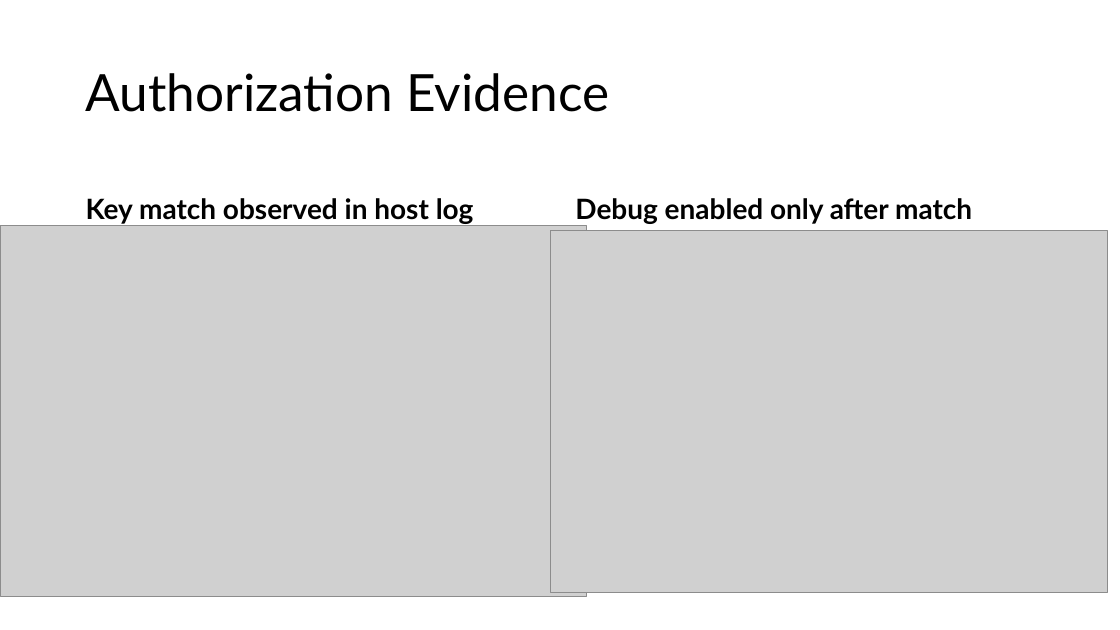
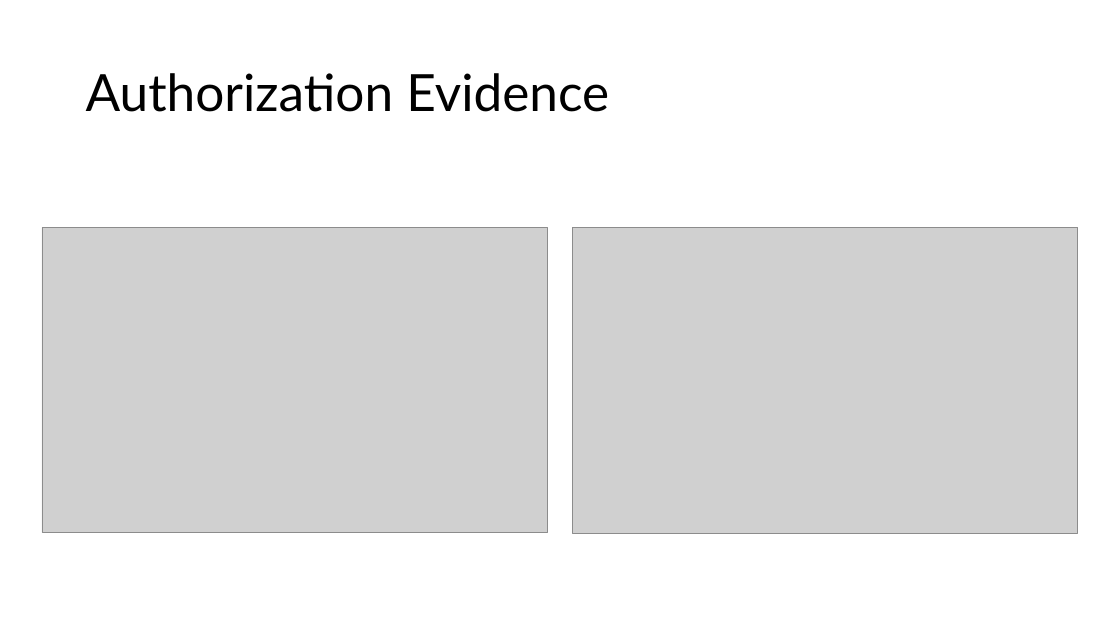
Before and after one commit to Maria618-hash/Ardiono-Alpha, a slide deck: slide 29 of thesis.pptx. Drawn at 1120x630 pixels with LibreOffice and Linux fonts; fonts in the diff are those of the drawing; grey boxes stand for pictures. Boxes give left, top, right and bottom in pixels: in the first picture for what was removed or moved away, otherwise in the second. Text is boxed around its words. In the diff, an @@ line names an element or a change of style, - is before the commit and + after.

```diff
--- a/thesis.pptx
+++ b/thesis.pptx
@@ text removed at (86,198,474,224) @@
-Key match observed in host log
@@ text removed at (575,198,972,224) @@
-Debug enabled only after match
@@ picture: place and size @@
-picture at (0,225,586,597)
+picture at (42,228,548,533)
@@ picture: place and size @@
-picture at (551,230,1107,592)
+picture at (573,227,1079,533)
```
Also in this commit, not shown: 4 other slides changed, 6 other files.
